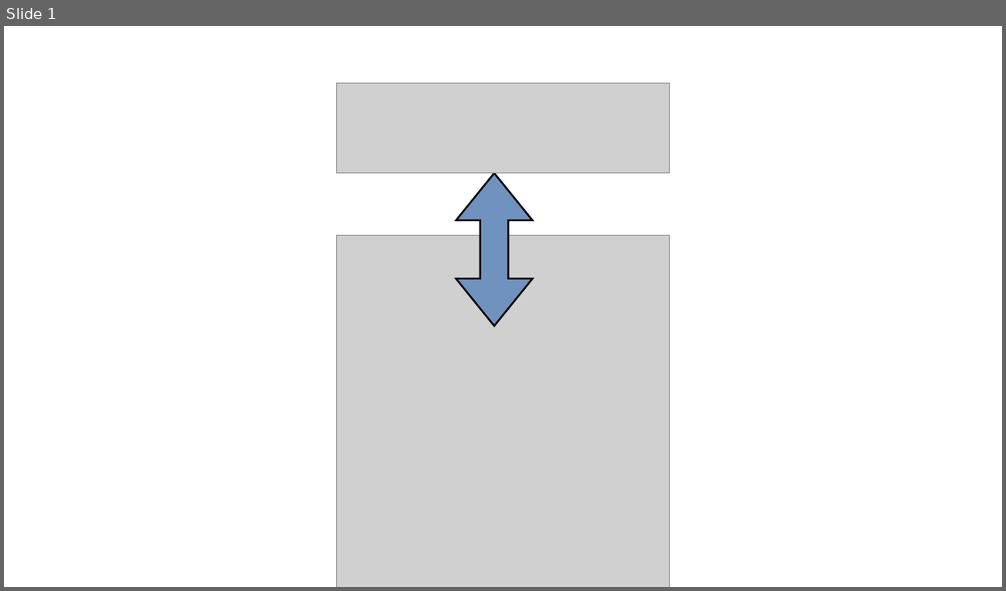
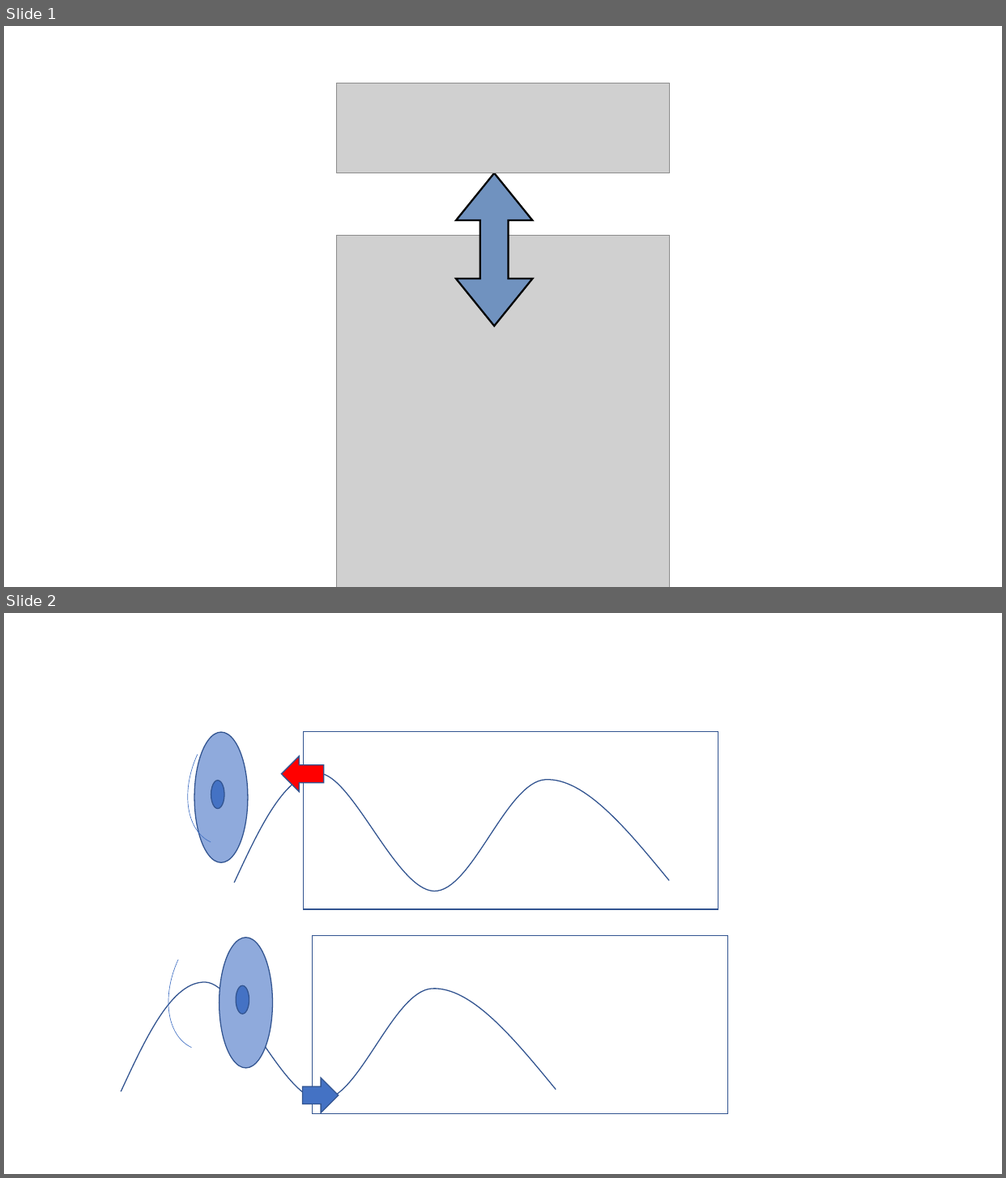
Before and after one commit to social-media-ethics-automation/book, a slide deck: book_contents/ch04_data/01_anatomy_of_tweet/speaker diagram.pptx. Shown one above the other, each under a label of ours: slide 1 before the commit, slides 1 and 2 after it. The pictures are 1006x591 and 1006x1178 pixels, drawn with LibreOffice and Linux fonts; fonts in the diff are those of the drawing; grey boxes stand for pictures. Boxes give left, top, right and bottom in pixels: in the first picture for what was removed or moved away, otherwise in the second. Text is boxed around its words. In the diff, an @@ line names an element or a change of style, - is before the commit and + after.

```diff
--- a/book_contents/ch04_data/01_anatomy_of_tweet/speaker diagram.pptx
+++ b/book_contents/ch04_data/01_anatomy_of_tweet/speaker diagram.pptx
@@ slide 2 added at box(4, 613, 1002, 1174), background #FFFFFF @@
@@ arc (boxed as its full ellipse) added at box(166, 687, 317, 862), outline #4472C4 0.5 pt @@
@@ ellipse added at box(194, 732, 247, 862), fill #8FAADC, outline #325491 1 pt @@
@@ rectangle added at box(304, 731, 719, 909), outline #325491 1 pt @@
@@ left arrow added at box(282, 756, 325, 792), fill #FF0000, outline #325491 1 pt @@
@@ ellipse added at box(211, 781, 225, 809), fill #4472C4, outline #325491 1 pt @@
@@ freeform shape added at box(235, 773, 670, 892), outline #325491 1 pt @@
@@ arc (boxed as its full ellipse) added at box(147, 892, 299, 1067), outline #4472C4 0.5 pt @@
@@ ellipse added at box(219, 938, 273, 1068), fill #8FAADC, outline #325491 1 pt @@
@@ rectangle added at box(313, 936, 728, 1114), outline #325491 1 pt @@
@@ freeform shape added at box(121, 983, 556, 1101), outline #325491 1 pt @@
@@ ellipse added at box(236, 986, 249, 1014), fill #4472C4, outline #325491 1 pt @@
@@ right arrow added at box(303, 1078, 339, 1113), fill #4472C4, outline #325491 1 pt @@
```
Also in this commit, not shown: 14 other files.
